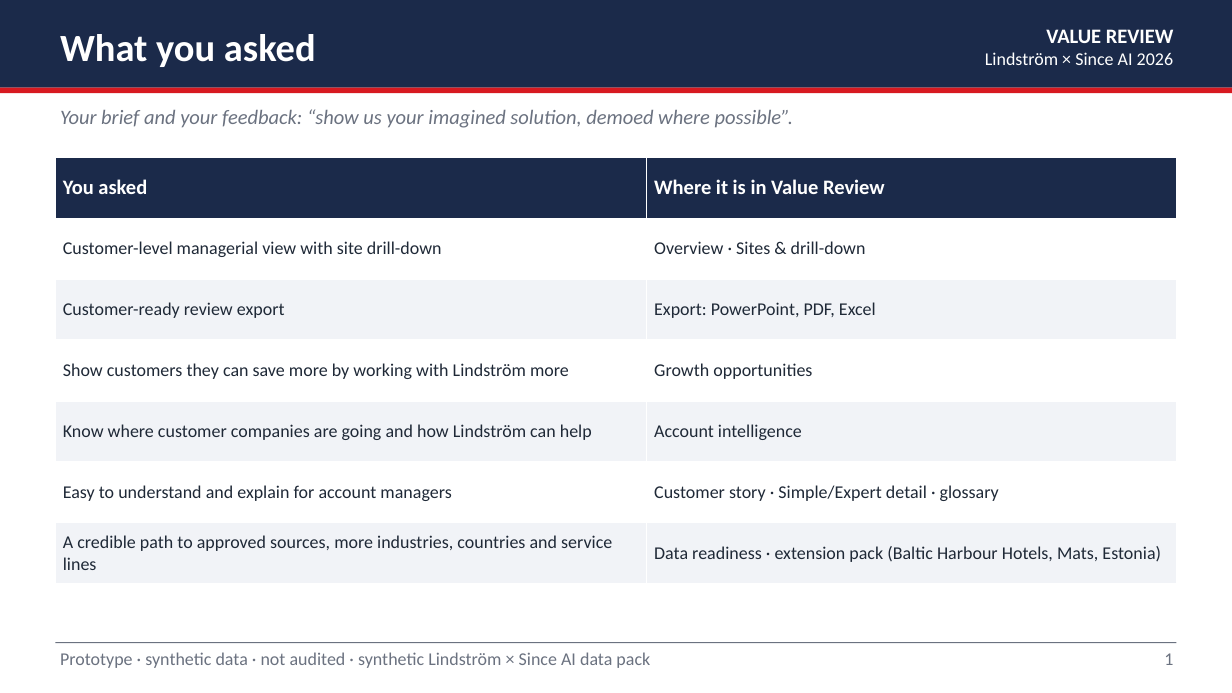
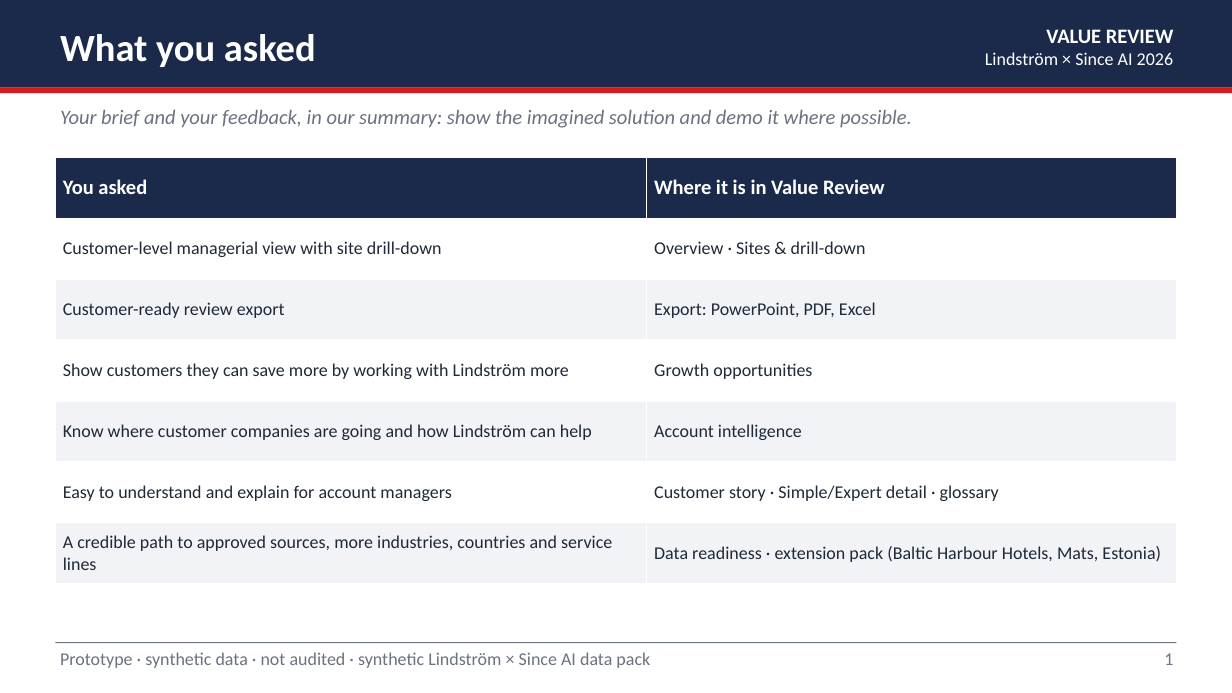
Before and after one commit to SyedSarimMahmood727460/SinceAI_Lindstrom, a slide deck: slide 1 of docs/pitch/ValueReview_pitch.pptx. Drawn at 1232x693 pixels with LibreOffice and Linux fonts; fonts in the diff are those of the drawing. Boxes give left, top, right and bottom in pixels: in the first picture for what was removed or moved away, otherwise in the second. Text is boxed around its words. In the diff, an @@ line names an element or a change of style, - is before the commit and + after.

```diff
--- a/docs/pitch/ValueReview_pitch.pptx
+++ b/docs/pitch/ValueReview_pitch.pptx
@@ text at (60,110,912,128): text changed @@
-Your brief and your feedback: “show us your imagined solution, demoed where possible”.
+Your brief and your feedback, in our summary: show the imagined solution and demo it where possible.
```
Also in this commit, not shown: 1 other slide changed, 17 other files.
